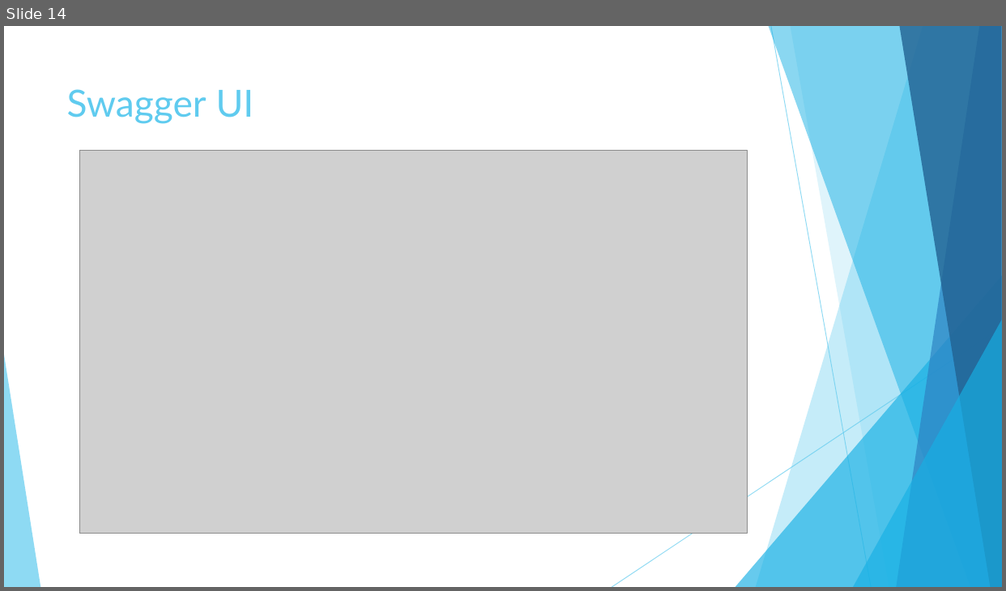
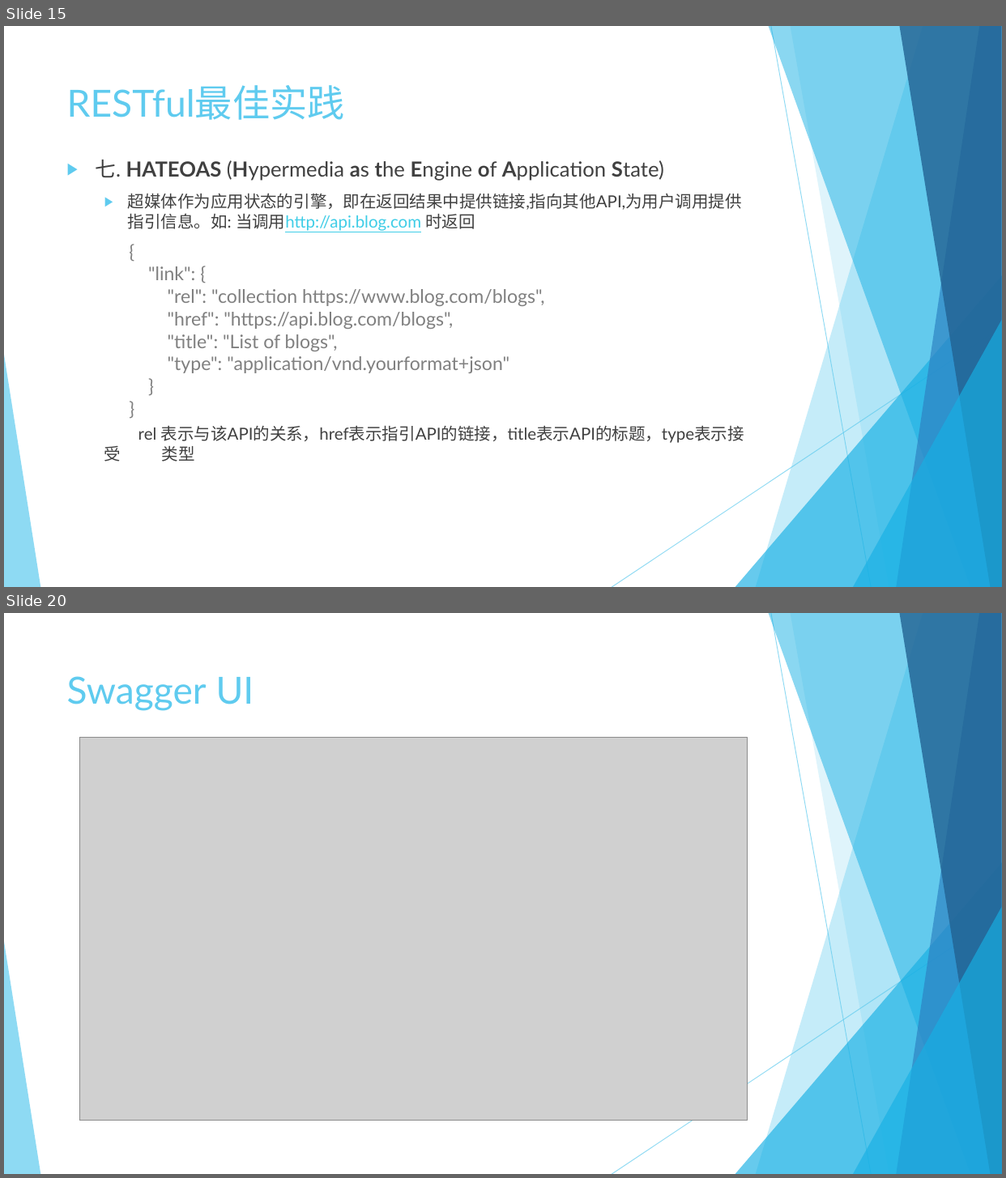
Before and after one commit to Crab2died/micro-boot, a slide deck: rest-api/RESTful.pptx. Shown one above the other, each under a label of ours: slide 14 before the commit, slides 15 and 20 after it; the slides between them are not shown. The pictures are 1006x591 and 1006x1178 pixels, drawn with LibreOffice and Linux fonts; fonts in the diff are those of the drawing; grey boxes stand for pictures. Boxes give left, top, right and bottom in pixels: in the first picture for what was removed or moved away, otherwise in the second. Text is boxed around its words. In the diff, an @@ line names an element or a change of style, - is before the commit and + after.

```diff
--- a/rest-api/RESTful.pptx
+++ b/rest-api/RESTful.pptx
@@ slide 15 added at [4,26,1002,587], background #FFFFFF; not listed: 10 template elements that a slide beside it also shows @@
@@ title added at [67,85,345,120], 36 pt, text #5FCBEF @@
+RESTful最佳实践
@@ text added at [95,160,744,462], 16 pt, text #404040 @@
+▶ 七. HATEOAS (Hypermedia as the Engine of Application State)
+  ▶ 超媒体作为应用状态的引擎，即在返回结果中提供链接,指向其他API,为用户调用提供指引信息。如: 当调用http://api.blog.com 时返回
+  rel 表示与该API的关系，href表示指引API的链接，title表示API的标题，type表示接受 类型
@@ text added at [148,267,544,373], 18 pt, text #808080 @@
+{
+"link": {
+"rel": "collection https://www.blog.com/blogs",
+"href": "https://api.blog.com/blogs",
+"title": "List of blogs",
+"type": "application/vnd.yourformat+json"
+}
+}
@@ what was slide 14 is now slide 20 @@
```
Also in this commit, not shown: 13 slides changed, 5 other slides added.
